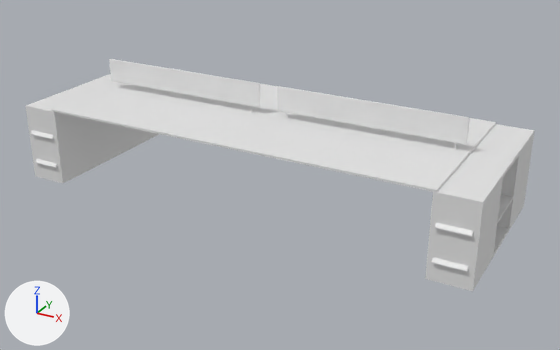
A saved change to the Blender file Assets/Models/Blender/Desk01.blend.
Camera for both pictures: a 50 mm lens placed at (3.63, -6.37, 3.39), pointed at (0.17, -0.07, 0.24). The axes (+X, +Y, +Z) are drawn at lower left. The lights are the same throughout.

The scene before the commit, as lines of its bpy script (objects in view):
```python
me_cube_001 = bpy.data.meshes.new('Cube.001')
me_cube_001.from_pydata(...)  # 136 vertices, 105 faces; spans x 0.0..2.4, y -0.93..0.0, z 0.0..1.14
me_cube_001.polygons.foreach_set('use_smooth', [True] * 105)
ob_desk = bpy.data.objects.new('Desk', me_cube_001)
ob_desk.location = (0.0, 0.0, 0.0)
_m = ob_desk.modifiers.new('Mirror', 'MIRROR')
_m.use_axis = (True, True, False)
_m.use_clip = True
_m = ob_desk.modifiers.new('EdgeSplit', 'EDGE_SPLIT')
_m.split_angle = 1.012
```
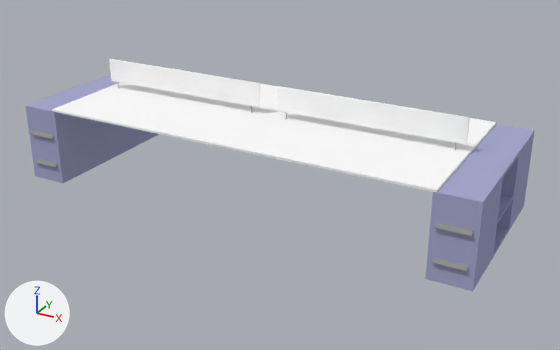
Location of each change, (x1, y1, x2, y2) in pixels of the pictures (560 x 350 px):
part 1 of me_cube_001, recoloured: (52, 59, 496, 192) in both
part 2 of me_cube_001, recoloured: (259, 83, 278, 110) in both
part 3 of me_cube_001, recoloured: (109, 59, 496, 191) in both
part 4 of me_cube_001, recoloured (white to grey): (30, 130, 473, 272) in both
part 5 of me_cube_001, recoloured (grey to blue): (26, 74, 535, 291) in both

What changed in the scene script:
```text
Add mat_desk01gray:
    mat_desk01gray = diffuse_material('Desk01Gray')
    mat_desk01gray.base_color = (0.382, 0.395, 0.615)  # blue #a6a9ce
Add mat_desk01metall:
    mat_desk01metall = diffuse_material('Desk01Metall')
    mat_desk01metall.base_color = (0.296, 0.296, 0.296)  # grey #949494
Add mat_base:
    mat_base = diffuse_material('Base')
    mat_base.base_color = (1.0, 1.0, 1.0)  # white #ffffff
Change me_cube_001:
    where me_cube_001.from_pydata(...)  # 136 vertices, 105 faces; spans x 0.0..2.4, y -0.93..0.0, z 0.0..1.14
    used by ob_desk; location = (0.0, 0.0, 0.0)
    me_cube_001 part 1: all 10 faces centred in x 1.01..1.05, y -0.9..0.0, z 0.8..1.14 switch from no material to mat_base (white #ffffff)
    me_cube_001 part 2: all 7 faces centred in x 0.0..0.11, y -0.45..0.0, z 0.81..1.13 switch from no material to mat_base (white #ffffff)
    me_cube_001 part 3: all 7 faces centred in x 1.99..2.03, y -0.45..0.0, z 0.81..1.13 switch from no material to mat_base (white #ffffff)
    me_cube_001 part 4: all 10 faces centred in x 2.05..2.35, y -0.93..-0.92, z 0.18..0.52 switch from no material to mat_desk01metall (grey #949494)
    me_cube_001 part 5: all 35 faces centred in x 2.0..2.4, y -0.9..-0.14, z 0.0..0.8 switch from no material to mat_desk01gray (blue #a6a9ce)
```
